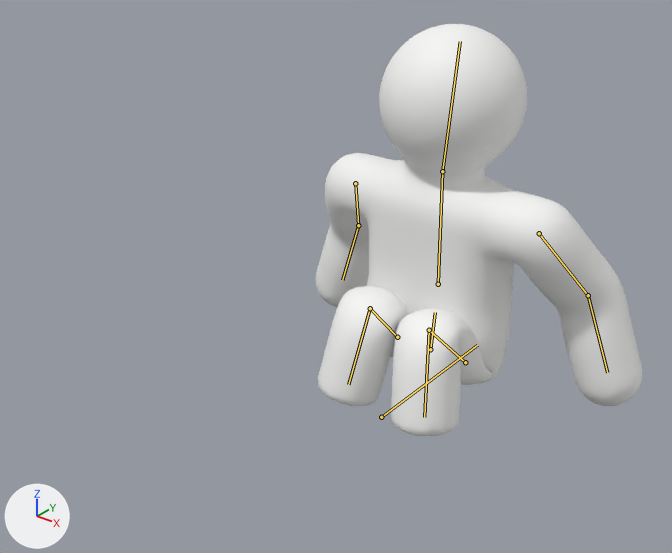
What one commit did to the glTF model assets/character.glb.
One viewpoint serves both versions: a 50 mm lens placed at (1.7, -2.41, 2.02), pointed at (-0.05, -0.21, 0.66). The lights are fixed; the arrows at lower left show +X, +Y and +Z. The picture after the commit comes second. Both versions are drawn at frame 12 of the action 'GetUpBack'; the numbers are the values there. The bones that change, and the others that lie on the model, are drawn over the model as lines.

In view in the first picture: 'Character'.
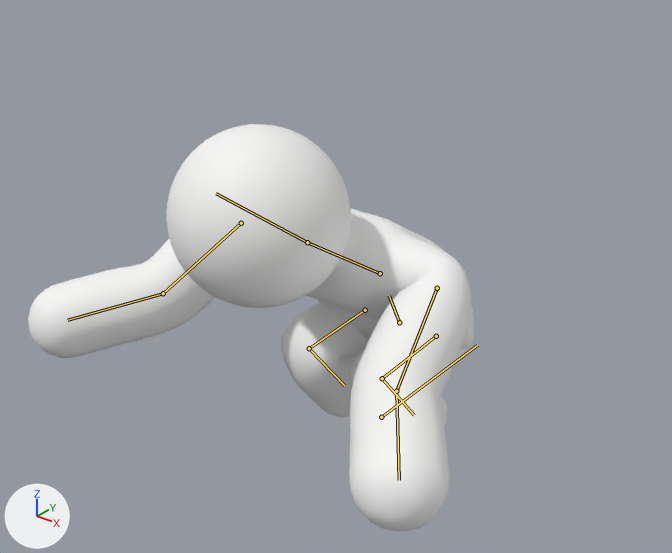
Scene script edits in JSON lines:
```json
{"block": "bone_hips", "where": "bone_hips = bpy.data.objects['CharacterRig'].pose.bones['hips']  # child of 'root'"}
{"op": "set", "path": "bone_hips.location", "old": "(0.0, -0.551, -0.323)", "new": "(0.0, -0.334, -0.098)"}
{"op": "set", "path": "bone_hips.rotation_quaternion", "old": "(0.999, -0.053, 0.0, 0.0)", "new": "(0.971, 0.238, 0.0, 0.0)", "note": "degrees (-6, 0, 0) -> degrees (28, 0, 0)"}
{"block": "bone_spine", "where": "bone_spine = bpy.data.objects['CharacterRig'].pose.bones['spine']  # child of 'hips'"}
{"op": "set", "path": "bone_spine.rotation_quaternion", "old": "(0.998, 0.065, 0.0, 0.0)", "new": "(0.967, 0.254, 0.0, 0.0)", "note": "degrees (7, 0, 0) -> degrees (29, 0, 0)"}
{"block": "bone_head", "where": "bone_head = bpy.data.objects['CharacterRig'].pose.bones['head']  # child of 'spine'"}
{"op": "set", "path": "bone_head.rotation_quaternion", "old": "(0.996, -0.087, 0.0, 0.0)", "new": "(1.0, -0.027, 0.0, 0.0)", "note": "degrees (-10, 0, 0) -> degrees (-3, 0, 0)"}
{"block": "bone_upper_arm_l", "where": "bone_upper_arm_l = bpy.data.objects['CharacterRig'].pose.bones['upper_arm.L']  # child of 'spine'"}
{"op": "set", "path": "bone_upper_arm_l.rotation_quaternion", "old": "(0.921, -0.281, 0.0, -0.27)", "new": "(0.692, 0.628, 0.0, 0.355)", "note": "degrees (-32, -9, -30) -> degrees (76, -27, 33)"}
{"block": "bone_forearm_l", "where": "bone_forearm_l = bpy.data.objects['CharacterRig'].pose.bones['forearm.L']  # child of 'upper_arm.L'"}
{"op": "set", "path": "bone_forearm_l.rotation_quaternion", "old": "(0.969, 0.23, 0.0, -0.089)", "new": "(0.97, -0.219, 0.0, 0.11)", "note": "degrees (26, 2, -10) -> degrees (-25, 3, 12)"}
{"block": "bone_upper_arm_r", "where": "bone_upper_arm_r = bpy.data.objects['CharacterRig'].pose.bones['upper_arm.R']  # child of 'spine'"}
{"op": "set", "path": "bone_upper_arm_r.rotation_quaternion", "old": "(0.921, -0.281, 0.0, 0.27)", "new": "(0.692, 0.628, 0.0, -0.355)", "note": "degrees (-32, 9, 30) -> degrees (76, 27, -33)"}
{"block": "bone_forearm_r", "where": "bone_forearm_r = bpy.data.objects['CharacterRig'].pose.bones['forearm.R']  # child of 'upper_arm.R'"}
{"op": "set", "path": "bone_forearm_r.rotation_quaternion", "old": "(0.969, 0.23, 0.0, 0.089)", "new": "(0.97, -0.219, 0.0, -0.11)", "note": "degrees (26, -2, 10) -> degrees (-25, -3, -12)"}
{"block": "bone_thigh_l", "where": "bone_thigh_l = bpy.data.objects['CharacterRig'].pose.bones['thigh.L']  # child of 'hips'"}
{"op": "set", "path": "bone_thigh_l.rotation_quaternion", "old": "(0.429, 0.898, 0.0, -0.1)", "new": "(0.542, 0.84, 0.0, 0.0)", "note": "degrees (129, 10, -5) -> degrees (114, 0, 0)"}
{"block": "bone_shin_l", "where": "bone_shin_l = bpy.data.objects['CharacterRig'].pose.bones['shin.L']  # child of 'thigh.L'"}
{"op": "set", "path": "bone_shin_l.rotation_quaternion", "old": "(0.475, -0.844, 0.0, 0.248)", "new": "(0.458, -0.889, 0.0, 0.0)", "note": "degrees (-118, 25, 15) -> degrees (-126, 0, 0)"}
{"block": "bone_thigh_r", "where": "bone_thigh_r = bpy.data.objects['CharacterRig'].pose.bones['thigh.R']  # child of 'hips'"}
{"op": "set", "path": "bone_thigh_r.rotation_quaternion", "old": "(-0.429, -0.898, 0.0, -0.1)", "new": "(-0.542, -0.84, 0.0, 0.0)", "note": "degrees (129, -10, 5) -> degrees (114, 0, 0)"}
{"block": "bone_shin_r", "where": "bone_shin_r = bpy.data.objects['CharacterRig'].pose.bones['shin.R']  # child of 'thigh.R'"}
{"op": "set", "path": "bone_shin_r.rotation_quaternion", "old": "(0.475, -0.844, 0.0, -0.248)", "new": "(0.458, -0.889, 0.0, 0.0)", "note": "degrees (-118, -25, -15) -> degrees (-126, 0, 0)"}
```

Pixel boxes [x1, y1, x2, y2] of what changed, in the pictures (672 x 553 px):
```json
{"object": "Character", "change": "posed", "before": [316, 24, 642, 436], "after": [28, 124, 474, 531], "on screen": "37% wider"}
{"bone": "hips", "before": "(430, 349) to (435, 312)", "after": "(399, 322) to (389, 295)"}
{"bone": "spine", "before": "(438, 284) to (442, 171)", "after": "(380, 273) to (307, 242)"}
{"bone": "head", "before": "(442, 171) to (460, 41)", "after": "(307, 242) to (216, 193)"}
{"bone": "upper_arm.L", "before": "(539, 233) to (588, 295)", "after": "(437, 288) to (396, 391)"}
{"bone": "forearm.L", "before": "(588, 295) to (607, 372)", "after": "(396, 391) to (399, 480)"}
{"bone": "upper_arm.R", "before": "(355, 183) to (358, 225)", "after": "(241, 223) to (163, 293)"}
{"bone": "forearm.R", "before": "(358, 225) to (342, 280)", "after": "(163, 293) to (67, 320)"}
{"bone": "thigh.L", "before": "(465, 362) to (429, 330)", "after": "(436, 336) to (382, 378)"}
{"bone": "shin.L", "before": "(429, 330) to (424, 417)", "after": "(382, 378) to (414, 415)"}
{"bone": "thigh.R", "before": "(397, 337) to (370, 308)", "after": "(365, 310) to (309, 348)"}
{"bone": "shin.R", "before": "(370, 308) to (348, 384)", "after": "(309, 348) to (344, 385)"}
```
